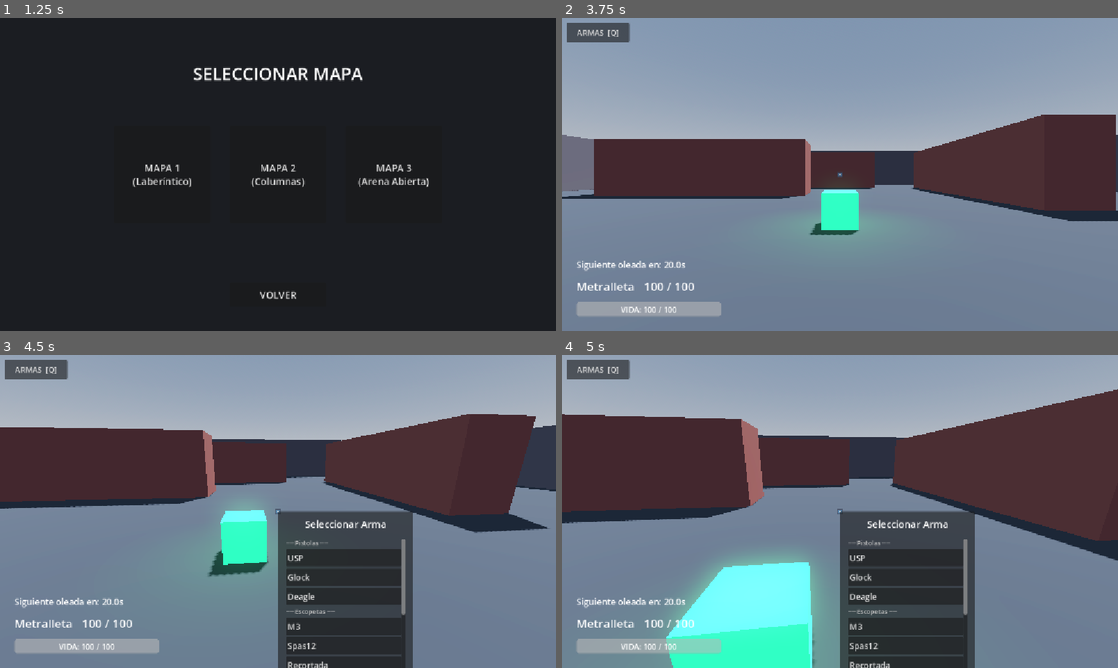
Above: before the commit, frames 1-4 (two rows, left to right).
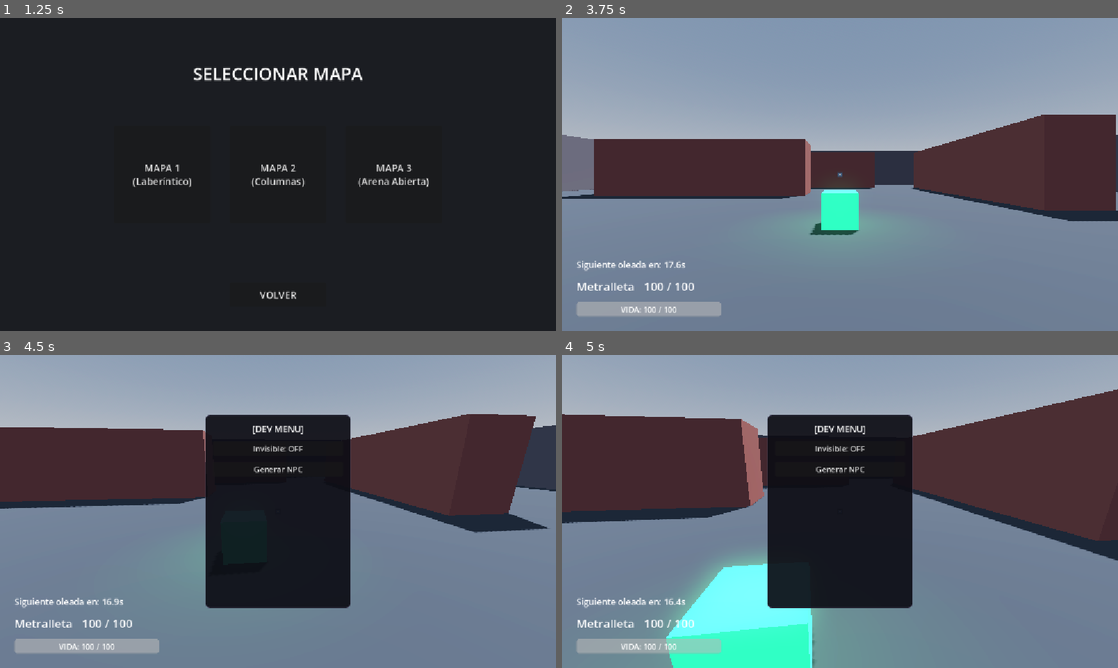
Above: after the commit, the same moments.

Repository: Jillkrav/Fps-Prueba
Game: Godot game, scene res://scenes/main_menu.tscn
Two runs of this game, one before a commit and one after it. Both use one fixed random seed, a clock stepped at 60 frames per second and the inputs below. The engine's default icon, where the game draws it, is replaced by a stand-in: a white triangle on a blue panel in a dark square.
Inputs (mouse positions are in pixels of both pictures, inside the frame that each line leads up to):
- Up to frame 1 (1.25 s): click "JUGAR" at 0.5 s
- Up to frame 2 (3.75 s): click "MAPA 1 (Laberíntico)" at 1.25 s; click (600, 33) at 2 s, where only the run before the commit has a clickable "ARMAS [Q]"; click "🔴 EQUIPO ROJO" at 2.75 s; click "USP" at 3.5 s
- Up to frame 3 (4.5 s): tap Enter (ui_accept) at 4.25 s; move the mouse to (305, 511) at 4.27 s; hold W from 4.28 s (still down); tap Q at 4.35 s; click (305, 511) at 4.42 s
- Up to frame 4 (5 s): keep holding W; tap Enter (ui_accept) at 4.52 s

Frame 1 is identical in both runs. In frame 2, 0.7% of the frame differs, in the area x 0-22%, y 1-80%; in frame 3, 23%, in the area x 0-75%, y 1-100%; in frame 4, 23%.

Commit message:
fix(hud): corrige paths @onready, boton Q activa DevMenu, selector armas dentro de pantalla

Diff:
--- a/scripts/hud.gd
+++ b/scripts/hud.gd
@@ -1,24 +1,25 @@
-# scripts/hud.gd
 extends CanvasLayer
 
 # ─────────────────────────────────────────
-# REFERENCIAS UI
-# ─────────────────────────────────────────
-
-@onready var health_label:       Label  = $MarginContainer/HUDLayout/TopRow/HealthLabel
-@onready var ammo_label:         Label  = $MarginContainer/HUDLayout/TopRow/AmmoLabel
-@onready var weapon_name_label:  Label  = $MarginContainer/HUDLayout/TopRow/WeaponNameLabel
-@onready var spawn_timer_label:  Label  = $MarginContainer/HUDLayout/TopRow/SpawnTimerLabel
-@onready var crosshair:          Label  = $Crosshair
-
-# Boton ARMAS (Q) — se construye en _ready()
-var _btn_armas: Button = null
-
-# Panel selector de armas en partida
+# REFERENCIAS UI — paths reales de hud.tscn
+# ─────────────────────────────────────────
+
+# HUD principal
+@onready var spawn_label:       Label       = $HUD/MarginContainer/VBox/SpawnLabel
+@onready var weapon_label:      Label       = $HUD/MarginContainer/VBox/AmmoContainer/WeaponLabel
+@onready var ammo_label:        Label       = $HUD/MarginContainer/VBox/AmmoContainer/AmmoLabel
+@onready var health_bar:        ProgressBar = $HUD/MarginContainer/VBox/HealthBar
+@onready var health_text:       Label       = $HUD/MarginContainer/VBox/HealthBar/Label
+@onready var crosshair:         TextureRect = $HUD/Crosshair
+
+# DevMenu (Control hijo directo de HUDLayer)
+@onready var dev_menu: Control = $DevMenu
+
+# Panel selector de armas en partida (construido dinamicamente)
 var _weapon_selector_panel: PanelContainer = null
 var _weapon_list:           VBoxContainer  = null
 
-# Referencia al spawner para pausar/reanudar
+# Referencia al spawner
 var _spawner: NpcSpawner = null
 
 # ─────────────────────────────────────────
@@ -26,32 +27,18 @@
 # ─────────────────────────────────────────
 
 func _ready() -> void:
-	_build_boton_armas()
 	_build_weapon_selector()
 
 func _unhandled_input(event: InputEvent) -> void:
 	if event is InputEventKey and event.pressed and not event.echo:
 		if event.keycode == KEY_Q:
-			_toggle_weapon_selector()
-
-# ─────────────────────────────────────────
-# CONSTRUCCION DINAMICA — BOTON ARMAS
-# ─────────────────────────────────────────
-
-func _build_boton_armas() -> void:
-	_btn_armas = Button.new()
-	_btn_armas.text               = "ARMAS  [Q]"
-	_btn_armas.custom_minimum_size = Vector2(130, 40)
-	_btn_armas.add_theme_font_size_override("font_size", 16)
-	_btn_armas.pressed.connect(_toggle_weapon_selector)
-
-	# Intentar agregarlo al TopRow si existe; si no, al root del HUD
-	var top_row: Node = get_node_or_null("MarginContainer/HUDLayout/TopRow")
-	if top_row:
-		top_row.add_child(_btn_armas)
-	else:
-		add_child(_btn_armas)
-		_btn_armas.position = Vector2(10, 10)
+			# Si el selector de armas esta abierto, cerrarlo primero
+			if _weapon_selector_panel and _weapon_selector_panel.visible:
+				_toggle_weapon_selector()
+				return
+			# Abrir/cerrar DevMenu
+			if dev_menu:
+				dev_menu.toggle_menu()
 
 # ─────────────────────────────────────────
 # CONSTRUCCION DINAMICA — SELECTOR DE ARMAS
@@ -60,16 +47,21 @@
 func _build_weapon_selector() -> void:
 	_weapon_selector_panel = PanelContainer.new()
 	_weapon_selector_panel.visible = false
-	# Centrar en pantalla
+
+	# Anclar al centro de pantalla con tamaNNo fijo para que nunca se escape
 	_weapon_selector_panel.set_anchors_preset(Control.PRESET_CENTER)
-	_weapon_selector_panel.custom_minimum_size = Vector2(280, 0)
+	_weapon_selector_panel.custom_minimum_size = Vector2(300, 0)
+	_weapon_selector_panel.grow_horizontal = Control.GROW_DIRECTION_BOTH
+	_weapon_selector_panel.grow_vertical   = Control.GROW_DIRECTION_BOTH
+
+	# Agregar como hijo directo del CanvasLayer (mismo nivel que HUD)
 	add_child(_weapon_selector_panel)
 
 	var margin := MarginContainer.new()
-	margin.add_theme_constant_override("margin_top",    12)
-	margin.add_theme_constant_override("margin_bottom", 12)
-	margin.add_theme_constant_override("margin_left",   16)
-	margin.add_theme_constant_override("margin_right",  16)
+	margin.add_theme_constant_override("margin_top",    14)
+	margin.add_theme_constant_override("margin_bottom", 14)
+	margin.add_theme_constant_override("margin_left",   18)
+	margin.add_theme_constant_override("margin_right",  18)
 	_weapon_selector_panel.add_child(margin)
 
 	var vbox := VBoxContainer.new()
@@ -86,9 +78,9 @@
 	var sep := HSeparator.new()
 	vbox.add_child(sep)
 
-	# Lista scrollable de armas
+	# Lista scrollable con altura maxima controlada
 	var scroll := ScrollContainer.new()
-	scroll.custom_minimum_size = Vector2(0, 320)
+	scroll.custom_minimum_size = Vector2(0, 260)
 	scroll.horizontal_scroll_mode = ScrollContainer.SCROLL_MODE_DISABLED
 	vbox.add_child(scroll)
 
@@ -117,7 +109,6 @@
 		armas_raw = ConfigManager._data["Armas"]
 
 	for categoria in armas_raw.keys():
-		# Encabezado de categoria
 		var lbl_cat := Label.new()
 		lbl_cat.text = "── " + categoria + " ──"
 		lbl_cat.add_theme_font_size_override("font_size", 13)
@@ -126,11 +117,11 @@
 
 		for nombre_arma in armas_raw[categoria].keys():
 			var btn := Button.new()
-			btn.text                    = nombre_arma
-			btn.size_flags_horizontal   = Control.SIZE_EXPAND_FILL
-			btn.custom_minimum_size     = Vector2(0, 36)
+			btn.text                  = nombre_arma
+			btn.size_flags_horizontal = Control.SIZE_EXPAND_FILL
+			btn.custom_minimum_size   = Vector2(0, 36)
 			btn.add_theme_font_size_override("font_size", 17)
-			btn.alignment               = HORIZONTAL_ALIGNMENT_LEFT
+			btn.alignment             = HORIZONTAL_ALIGNMENT_LEFT
 			btn.pressed.connect(_on_arma_seleccionada.bind(nombre_arma))
 			_weapon_list.add_child(btn)
 
@@ -138,37 +129,38 @@
 # LOGICA DEL SELECTOR EN PARTIDA
 # ─────────────────────────────────────────
 
+func abrir_selector_armas() -> void:
+	if not is_instance_valid(_weapon_selector_panel):
+		return
+	_poblar_lista_armas()
+	_weapon_selector_panel.visible = true
+	_get_spawner()
+	if _spawner:
+		_spawner.pausar_spawn()
+	Input.mouse_mode = Input.MOUSE_MODE_VISIBLE
+
 func _toggle_weapon_selector() -> void:
 	if not is_instance_valid(_weapon_selector_panel):
 		return
 	var abrir: bool = not _weapon_selector_panel.visible
 	_weapon_selector_panel.visible = abrir
-
-	# Pausar / reanudar spawn
 	_get_spawner()
 	if _spawner:
 		if abrir:
 			_spawner.pausar_spawn()
 		else:
 			_spawner.reanudar_spawn()
-
-	# Pausar movimiento del jugador y liberar cursor
 	if abrir:
 		Input.mouse_mode = Input.MOUSE_MODE_VISIBLE
 	else:
 		Input.mouse_mode = Input.MOUSE_MODE_CAPTURED
 
 func _on_arma_seleccionada(nombre_arma: String) -> void:
-	# Cambiar arma al jugador en tiempo real
 	var player: Node = get_tree().get_first_node_in_group("player")
 	if player and player.has_method("cambiar_arma"):
 		player.cambiar_arma(nombre_arma)
-
-	# Cerrar el panel
 	_weapon_selector_panel.visible = false
 	Input.mouse_mode = Input.MOUSE_MODE_CAPTURED
-
-	# Reanudar spawn
 	_get_spawner()
 	if _spawner:
 		_spawner.reanudar_spawn()
@@ -179,33 +171,32 @@
 	var spawners: Array = get_tree().get_nodes_in_group("spawner")
 	if not spawners.is_empty():
 		_spawner = spawners[0] as NpcSpawner
-	else:
-		# Buscar por clase directamente si no tiene grupo
-		for node in get_tree().get_nodes_in_group("npc"):
-			pass  # fallback: se encontrara via get_tree si el spawner usa add_to_group
-		var root: Node = get_tree().current_scene
-		if root:
-			for child in root.get_children():
-				if child is NpcSpawner:
-					_spawner = child
-					break
+		return
+	var root: Node = get_tree().current_scene
+	if root:
+		for child in root.get_children():
+			if child is NpcSpawner:
+				_spawner = child
+				break
 
 # ─────────────────────────────────────────
 # API PUBLICA — actualizaciones de datos
 # ─────────────────────────────────────────
 
 func update_health(current: float, maximum: float) -> void:
-	if health_label:
-		health_label.text = "HP: %d / %d" % [int(current), int(maximum)]
+	if health_bar:
+		health_bar.value = (current / maximum) * 100.0
+	if health_text:
+		health_text.text = "VIDA: %d / %d" % [int(current), int(maximum)]
 
 func update_ammo(current_ammo: int, max_ammo: int) -> void:
 	if ammo_label:
 		ammo_label.text = "%d / %d" % [current_ammo, max_ammo]
 
 func update_weapon_name(wname: String) -> void:
-	if weapon_name_label:
-		weapon_name_label.text = wname
+	if weapon_label:
+		weapon_label.text = wname
 
 func update_spawn_timer(time_left: float) -> void:
-	if spawn_timer_label:
-		spawn_timer_label.text = "Spawn: %.1fs" % time_left
+	if spawn_label:
+		spawn_label.text = "Siguiente oleada en: %.1fs" % time_left
